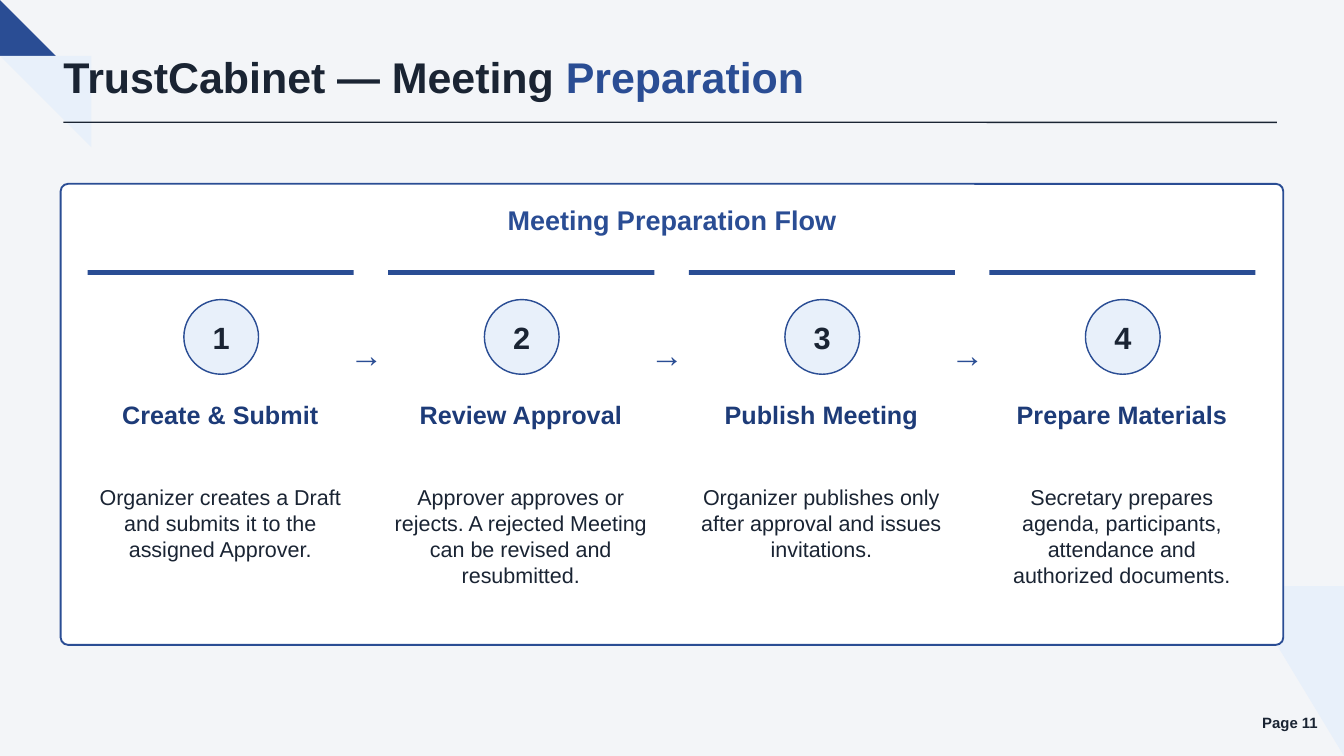
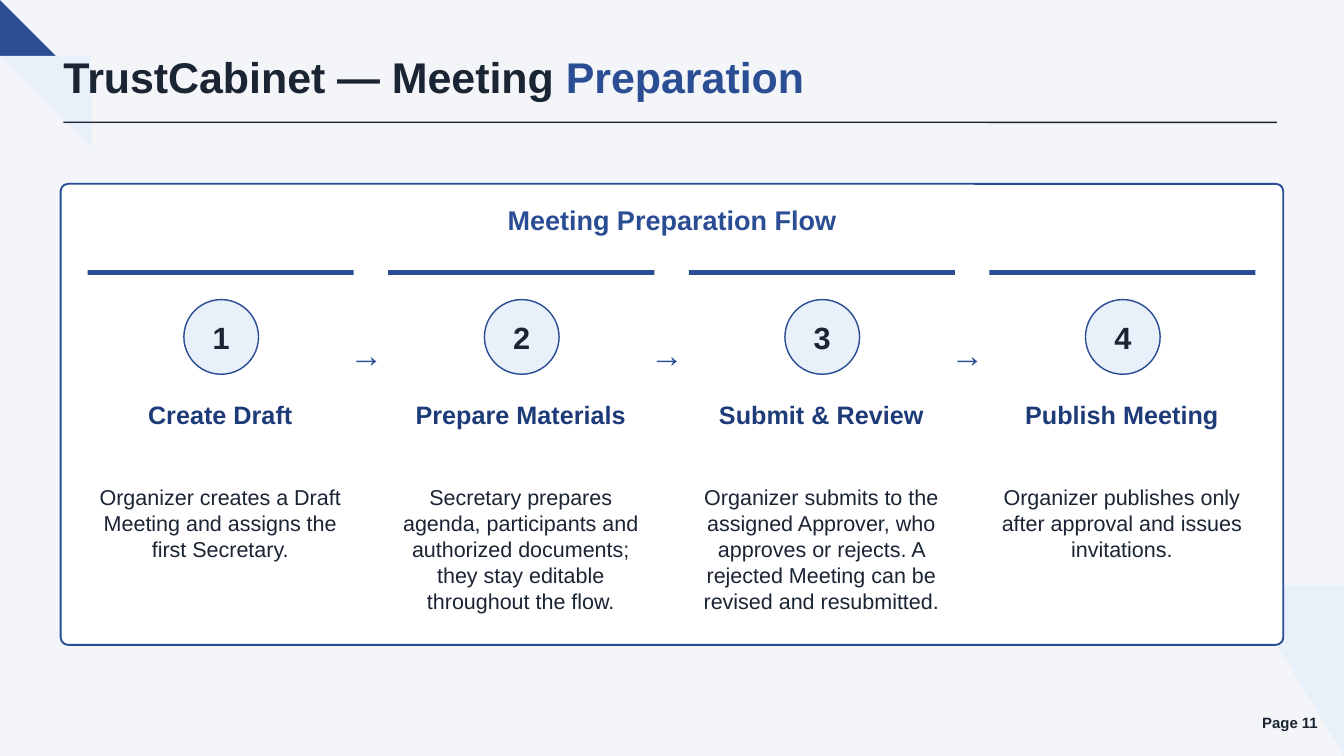
Before and after one commit to callmehai/FU-FA26-G116, a slide deck: slide 11 of docs/08-reports/source/TrustCabinet_Report.pptx. Drawn at 1344x756 pixels with LibreOffice and Linux fonts; fonts in the diff are those of the drawing. Boxes give left, top, right and bottom in pixels: in the first picture for what was removed or moved away, otherwise in the second. Text is boxed around its words. In the diff, an @@ line names an element or a change of style, - is before the commit and + after.

```diff
--- a/docs/08-reports/source/TrustCabinet_Report.pptx
+++ b/docs/08-reports/source/TrustCabinet_Report.pptx
@@ text at (148, 405, 292, 425): text changed @@
-Create & Submit
+Create Draft
@@ text at (416, 405, 625, 430): text changed @@
-Review Approval
+Prepare Materials
@@ text at (719, 405, 924, 425): text changed @@
-Publish Meeting
+Submit & Review
@@ text at (1025, 405, 1218, 430): text changed @@
-Prepare Materials
+Publish Meeting
@@ text at (100, 489, 341, 562): text changed @@
-Organizer creates a Draft and submits it to the assigned Approver.
+Organizer creates a Draft Meeting and assigns the first Secretary.
@@ text at (403, 490, 638, 614): text changed @@
-Approver approves or rejects. A rejected Meeting can be revised and resubmitted.
+Secretary prepares agenda, participants and authorized documents; they stay editable throughout the flow.
@@ text at (704, 489, 939, 610): text changed @@
-Organizer publishes only after approval and issues invitations.
+Organizer submits to the assigned Approver, who approves or rejects. A rejected Meeting can be revised and resubmitted.
@@ text at (1002, 489, 1242, 558): text changed @@
-Secretary prepares agenda, participants, attendance and authorized documents.
+Organizer publishes only after approval and issues invitations.
```
Also in this commit, not shown: 34 other slides changed, 3 slides added, 3 slides removed, 6 other files.
